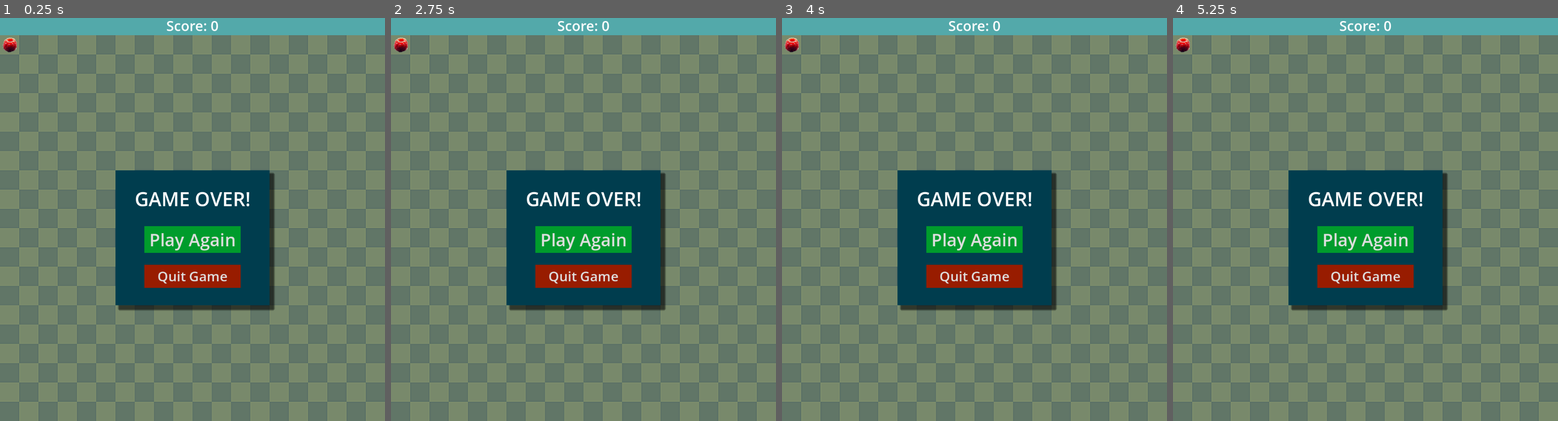
Above: before the commit, frames 1-4 (left to right).
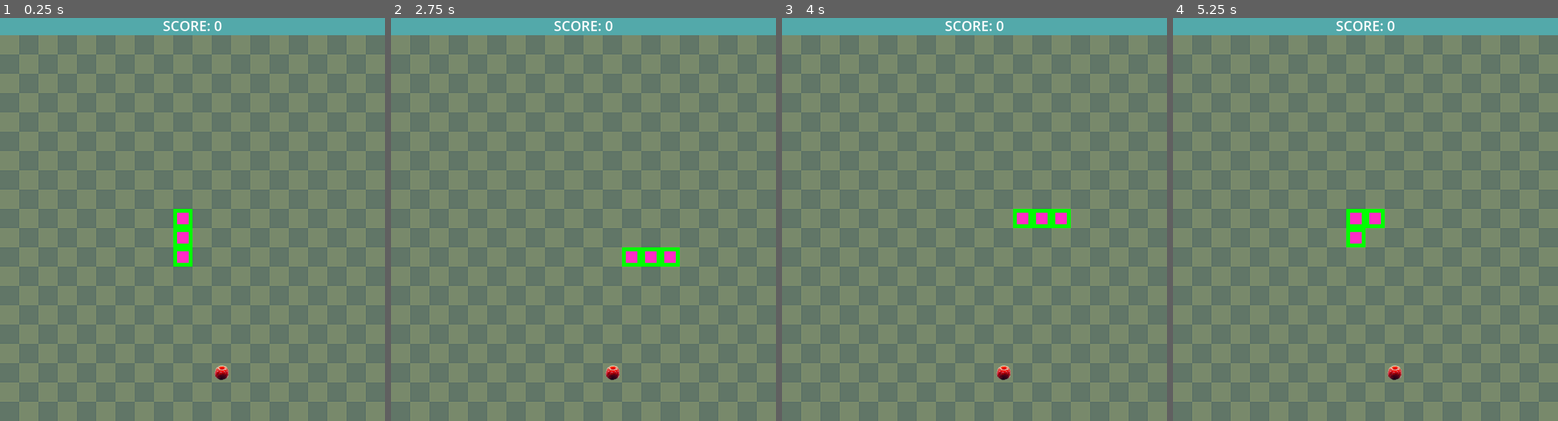
Above: after the commit, the same moments.

Repository: rubasj/SnakeGUI
Game: Godot game, scene res://Scene/main.tscn
Two runs of this game, one before a commit and one after it. Both use one fixed random seed, a clock stepped at 60 frames per second and the inputs below. Before the commit the project has no main scene; this scene is started directly in both runs.
Inputs:
- Up to frame 1 (0.25 s): no input
- Up to frame 2 (2.75 s): tap Enter at 0.5 s; hold Right (move_right, bound only after the commit) 0.53-1.28 s; hold Down (move_down, bound only after the commit) 1.28-2.03 s; hold Right (move_right, bound only after the commit) from 2.03 s (still down)
- Up to frame 3 (4 s): release Right (move_right, bound only after the commit) at 2.78 s; hold Up (move_up, bound only after the commit) 2.78-3.53 s; hold Left (move_left, bound only after the commit) from 3.53 s (still down)
- Up to frame 4 (5.25 s): release Left (move_left, bound only after the commit) at 5.03 s; hold Down (move_down, bound only after the commit) from 5.03 s (still down)

The runs differ from the first frame. In frame 1, 15% of the frame differs, in the area x 0-72%, y 0-90%; in frame 2, 15%, in the area x 0-76%, y 0-90%; in frame 3, 15%; in frame 4, 15%.
Error before the commit: Parse Error: Function "end_game()" not found in base self. (res://main.gd:79)

Commit message:
.

Diff:
--- a/main.gd
+++ b/main.gd
@@ -1,105 +1,165 @@
 extends Node
 
-@export var snake_Scene : PackedScene
+@export var snake_scene : PackedScene
+
 #game variables
 var score : int
-var snakeLength : int = 5
-var gameOver : bool = false
+var game_started : bool = false
+var def_body_length : int = 3
 
 #grid variables
+var cell_size : int = 50
 var cells : int = 20
-var cellSize : int = 50
 
-# snake variables
-var snakeBody : Array
+#berry variables
+var berry_pos : Vector2
+var regen_berry : bool = true
+"res://Scene/snake_segment.tscn"
 
-# movement variables
-# center (start position)
+#snake variables
+var old_data : Array
+var snake_data : Array
+var snake : Array
+
+#movement variables
 var center = Vector2(9, 9)
 var up = Vector2(0, -1)
 var down = Vector2(0, 1)
 var left = Vector2(-1, 0)
 var right = Vector2(1, 0)
-var currMoveDirection = up
-var can_move : bool
+var move_direction : Vector2
+var can_move: bool
 
-# food variables
-var berryPos : Vector2
 # Called when the node enters the scene tree for the first time.
 func _ready():
-	newGame()
+	new_game()
 
+func new_game():
+	move_direction = up
+	score = 0
+	can_move = true
+	initGameBoard()
+	initSnake()
+	spawnBerry()
 
-func newGame():
-	score = 0
-	snakeLength = 3
-	$hud.get_node("ScoreLabel").text = "Score: " + str(score)
-	can_move = true
-	initSnake()
-	moveSpawnBerry()
-	#gameLoop()
-
+func initGameBoard():
+	get_tree().paused = false
+	get_tree().call_group("segments", "queue_free")
+	$GameOverMenu.hide()
+	$Hud.get_node("ScorePanel/ScoreLabel").text = "SCORE: " + str(score)
 
 func initSnake():
-	snakeBody.clear()
-
-	for i in range(score):
+	clearSnake()
+	#starting with the start_pos, create tail segments vertically down
+	for i in range(def_body_length):
 		addSegment(center + Vector2(0, i))
 
+func clearSnake():
+	if len(snake) > 0:
+		removeAllSegments()
+		old_data.clear()
+		snake_data.clear()
 
+func removeAllSegments():
+	for segment in snake:
+		segment.queue_free()
+	snake.clear()
+	snake_data.clear()
 
 func addSegment(pos):
-	var segment = snake_Scene.instantiate()
-	segment.position = (pos * cellSize) + Vector2(0, cellSize)
-	add_child(segment)
-	snakeBody.append(segment)
+	snake_data.append(pos)
+	var snakeSegment = snake_scene.instantiate()
+	snakeSegment.position = scalePosition(pos)
+	add_child(snakeSegment)
+	snake.append(snakeSegment)
 
-func handleInput():
-	if can_move:
-
-		if Input.is_action_just_pressed("move_down") and currMoveDirection != up:
-			currMoveDirection = down
-			can_move = false
-		if Input.is_action_just_pressed("move_up") and currMoveDirection != down:
-			currMoveDirection = up
-			can_move = false
-		if Input.is_action_just_pressed("move_right") and currMoveDirection != left:
-			currMoveDirection = right
-			can_move = false
-		if Input.is_action_just_pressed("move_left") and currMoveDirection != right:
-			currMoveDirection = left
-			can_move = false
-
-func checkGameStatus():
-	checkOutOfBounds()
-	checkBodyCollision()
-
-func checkOutOfBounds():
-	if snakeBody[0].x < 0 or snakeBody[0].x > cells - 1 or snakeBody[0].y < 0 or snakeBody[0].y > cells - 1:
-		end_game()
-
-func checkBodyCollision():
-	for i in range(1, len(snakeBody)):
-		if snakeBody[0] == snakeBody[i]:
-			end_game()
-
-func checkBerryStatus():
-	if snakeBody[0] == berryPos:
-		score =+ 1
-		snakeLength =+ 1
-		$Hud.get_node("ScoreLabel").text = "SCORE: " + str(score)
-		addSegment(snakeBody[-1])
-		moveSpawnBerry()
-
-func moveSpawnBerry():
-	berryPos = Vector2(randi_range(0, cells - 1), randi_range(0, cells - 1))
-
-
-
-#func gameLoop():
-
-
+func scalePosition(pos):
+	return (pos * cell_size) + Vector2(0, cell_size)
 
 # Called every frame. 'delta' is the elapsed time since the previous frame.
 func _process(delta):
-	pass
+	updateSnakePosition()
+
+#update movement from keypresses
+func updateSnakePosition():
+	if can_move:
+		if Input.is_action_just_pressed("move_down") and move_direction != up:
+			move_direction = down
+			isGameStarted()
+		if Input.is_action_just_pressed("move_up") and move_direction != down:
+			move_direction = up
+			isGameStarted()
+		if Input.is_action_just_pressed("move_left") and move_direction != right:
+			move_direction = left
+			isGameStarted()
+		if Input.is_action_just_pressed("move_right") and move_direction != left:
+			move_direction = right
+			isGameStarted()
+
+func isGameStarted():
+	can_move = false
+	if not game_started:
+		startGame()
+
+func startGame():
+	game_started = true
+	$MoveTimer.start()
+
+
+func onTimerTimeout():
+	#allow snake movement
+	can_move = true
+	updatePosition()
+	isSnakeOutOfBounds()
+	isBodyInCollision()
+	isFoodEaten()
+
+func updatePosition():
+	#use the snake's previous position to move the segments
+	old_data = [] + snake_data
+	snake_data[0] += move_direction
+	for i in range(len(snake_data)):
+		#move all the segments along by one
+		if i > 0:
+			snake_data[i] = old_data[i - 1]
+		snake[i].position = scalePosition(snake_data[i])
+
+func isSnakeOutOfBounds():
+	if snake_data[0].x < 0 or snake_data[0].x > cells - 1 or snake_data[0].y < 0 or snake_data[0].y > cells - 1:
+		endGame()
+
+func isBodyInCollision():
+	for i in range(1, len(snake_data)):
+		if snake_data[0] == snake_data[i]:
+			endGame()
+
+func isFoodEaten():
+	if snake_data[0] == berry_pos:
+		score += 1
+		$Hud.get_node("ScorePanel/ScoreLabel").text = "SCORE: " + str(score)
+		addSegment(old_data[-1])
+		spawnBerry()
+
+func spawnBerry():
+	while regen_berry:
+		regen_berry = false
+		berry_pos = Vector2(randi_range(0, cells - 1), randi_range(0, cells - 1))
+		isBerryOutOfSnake()
+
+	$Food.position = scalePosition(berry_pos)
+	regen_berry = true
+
+func isBerryOutOfSnake():
+	for i in snake_data:
+			if berry_pos == i:
+				regen_berry = true
+
+func endGame():
+	$GameOverMenu.show()
+	$MoveTimer.stop()
+	game_started = false
+	get_tree().paused = true
+
+
+func _on_game_over_menu_restart():
+	new_game()
--- a/main.tscn
+++ /dev/null
@@ -1,17 +0,0 @@
-[gd_scene load_steps=4 format=3 uid="uid://kwo05halix1i"]
-
-[ext_resource type="Script" path="res://main.gd" id="1_pf3hd"]
-[ext_resource type="Texture2D" uid="uid://oi0ssqc66m22" path="res://asset/bg.png" id="3_eh8kt"]
-[ext_resource type="PackedScene" uid="uid://c7m5oo8g1o2cu" path="res://Scene/hud.tscn" id="4_d7hjp"]
-
-[node name="Main" type="Node"]
-script = ExtResource("1_pf3hd")
-
-[node name="Background" type="Sprite2D" parent="."]
-position = Vector2(500, 550)
-texture = ExtResource("3_eh8kt")
-
-[node name="Hud" parent="Background" instance=ExtResource("4_d7hjp")]
-
-[node name="Timer" type="Timer" parent="."]
-wait_time = 0.3
--- a/project.godot
+++ b/project.godot
@@ -11,6 +11,7 @@
 [application]
 
 config/name="SnakeGUI"
+run/main_scene="res://Scene/main.tscn"
 config/features=PackedStringArray("4.2", "Forward Plus")
 config/icon="res://icon.svg"
 
@@ -22,3 +23,26 @@
 [dotnet]
 
 project/assembly_name="SnakeGUI"
+
+[input]
+
+move_left={
+"deadzone": 0.5,
+"events": [Object(InputEventKey,"resource_local_to_scene":false,"resource_name":"","device":0,"window_id":0,"alt_pressed":false,"shift_pressed":false,"ctrl_pressed":false,"meta_pressed":false,"pressed":false,"keycode":0,"physical_keycode":4194319,"key_label":0,"unicode":0,"echo":false,"script":null)
+]
+}
+move_right={
+"deadzone": 0.5,
+"events": [Object(InputEventKey,"resource_local_to_scene":false,"resource_name":"","device":-1,"window_id":0,"alt_pressed":false,"shift_pressed":false,"ctrl_pressed":false,"meta_pressed":false,"pressed":false,"keycode":0,"physical_keycode":4194321,"key_label":0,"unicode":0,"echo":false,"script":null)
+]
+}
+move_up={
+"deadzone": 0.5,
+"events": [Object(InputEventKey,"resource_local_to_scene":false,"resource_name":"","device":-1,"window_id":0,"alt_pressed":false,"shift_pressed":false,"ctrl_pressed":false,"meta_pressed":false,"pressed":false,"keycode":0,"physical_keycode":4194320,"key_label":0,"unicode":0,"echo":false,"script":null)
+]
+}
+move_down={
+"deadzone": 0.5,
+"events": [Object(InputEventKey,"resource_local_to_scene":false,"resource_name":"","device":-1,"window_id":0,"alt_pressed":false,"shift_pressed":false,"ctrl_pressed":false,"meta_pressed":false,"pressed":false,"keycode":0,"physical_keycode":4194322,"key_label":0,"unicode":0,"echo":false,"script":null)
+]
+}
